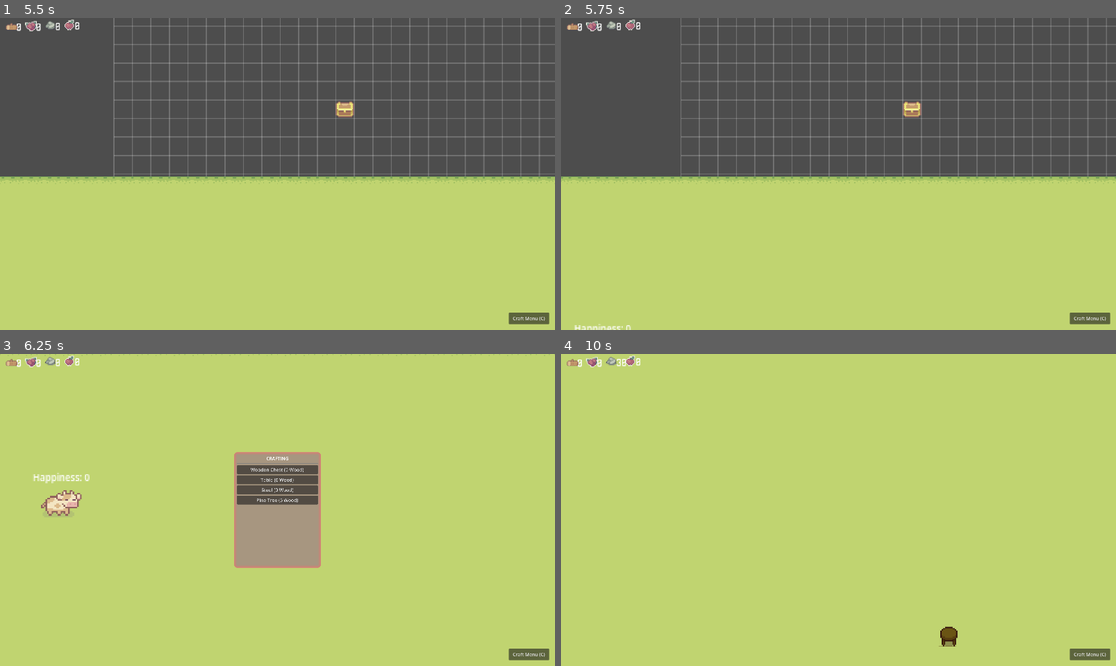
Above: before the commit, frames 1-4 (two rows, left to right).
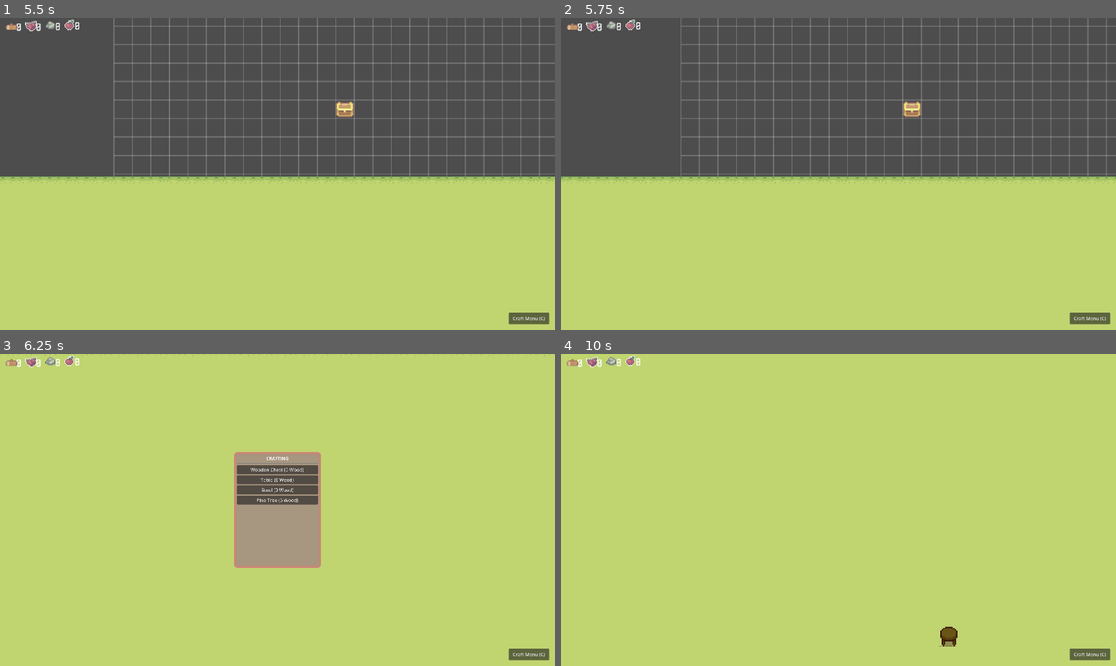
Above: after the commit, the same moments.

Repository: Cibelette/idydlle-New
Game: Godot game, scene res://Scenes/game.tscn
The game is run twice, just before and just after one commit, with the same random seed, the same clock (stepped at 60 frames per second) and the same inputs.
Inputs (mouse positions are in pixels of both pictures, inside the frame that each line leads up to):
- Up to frame 1 (5.5 s): tap Enter at 0.5 s; move the mouse to (399, 158) at 0.52 s; hold D (move_right) 0.53-1.25 s; hold C (toggle_crafting) 0.53-1.25 s; click (399, 158) at 0.67 s; drag from (166, 189) to (249, 236) at 1.27 s; click "Wooden Chest (0 Wood)" at 2 s; move the mouse to (333, 105) at 2.77 s; hold D (move_right) 2.78-3.5 s; tap Mouse wheel down (zoom_out) at 2.85 s; click (333, 105) at 2.92 s; drag from (249, 236) to (111, 127) at 3.52 s; move the mouse to (444, 220) at 4.27 s; hold A (move_left) 4.28-5 s; tap Mouse wheel up (zoom_in) at 4.35 s; click (444, 220) at 4.42 s; drag from (111, 127) to (194, 96) at 5.02 s
- Up to frame 2 (5.75 s): no input
- Up to frame 3 (6.25 s): move the mouse to (305, 510) at 5.77 s; hold S (move_down) from 5.78 s (still down); hold C (toggle_crafting) from 5.78 s (still down); click (305, 510) at 5.92 s
- Up to frame 4 (10 s): release S (move_down) at 6.5 s; release C (toggle_crafting) at 6.5 s; drag from (755, 432) to (727, 525) at 6.52 s; click "Table (0 Wood)" at 7.25 s; click "Craft Menu (C)" at 8 s; click "Stool (0 Wood)" at 8.75 s; tap Space at 9.5 s; move the mouse to (960, 494) at 9.52 s; hold W (move_up) from 9.53 s (still down); tap Mouse wheel down (zoom_out) at 9.6 s; click (960, 494) at 9.67 s

Frame 1 is identical in both runs. In frame 2, 0.1% of the frame differs, in the area x 2-13%, y 97-100%; in frame 3, 0.5%, in the area x 6-17%, y 38-52%; in frame 4, less than 0.1%.

Commit message:
added timer and production amount to furnituresdata

Diff:
--- a/Ressources/Furnitures/tree.tres
+++ b/Ressources/Furnitures/tree.tres
@@ -11,4 +11,7 @@
 "Wood": 5
 }
 scene = ExtResource("2_scene")
+resource_type = "Wood"
+produce_amount = 1
+produce_time = 15.0
 metadata/_custom_type_script = "uid://bkuhhp5f81uqc"
--- a/Scenes/game.tscn
+++ b/Scenes/game.tscn
@@ -3,7 +3,6 @@
 [ext_resource type="Texture2D" uid="uid://df4rpok0h54iw" path="res://Assets/Tilesets/Grass.png" id="1_ebmjs"]
 [ext_resource type="Script" uid="uid://cp4movt136ywo" path="res://Scripts/Game.gd" id="1_game_script"]
 [ext_resource type="PackedScene" uid="uid://b5y1p60sjngof" path="res://Scenes/rts_camera.tscn" id="2_qxrlw"]
-[ext_resource type="PackedScene" uid="uid://cy7uuawj3uw2f" path="res://Scenes/cow.tscn" id="6_1l0tm"]
 [ext_resource type="PackedScene" uid="uid://pwqshwpwjb57" path="res://Scenes/resource_counter.tscn" id="6_i6g32"]
 [ext_resource type="PackedScene" uid="uid://cbnpygl4mn6ku" path="res://Scenes/CraftingMenu.tscn" id="7_craft_menu"]
 
@@ -150,6 +149,3 @@
 offset_right = 281.0
 offset_bottom = 64.0
 resource_type = "Fruit"
-
-[node name="CharacterBody2D" parent="." unique_id=77996297 instance=ExtResource("6_1l0tm")]
-position = Vector2(144, 168)
--- a/Scripts/Furniture.gd
+++ b/Scripts/Furniture.gd
@@ -40,3 +40,19 @@
 	var obstacle = get_node_or_null("NavigationObstacle2D")
 	if obstacle:
 		obstacle.avoidance_enabled = true
+
+	# Start production if configured
+	if furniture_data and furniture_data.produce_time > 0:
+		start_production()
+
+func start_production():
+	var timer = Timer.new()
+	timer.name = "ProductionTimer"
+	add_child(timer)
+	timer.wait_time = furniture_data.produce_time
+	timer.timeout.connect(_on_production_timeout)
+	timer.start()
+
+func _on_production_timeout():
+	if furniture_data:
+		ResourcesManager.add_resource(furniture_data.resource_type, furniture_data.produce_amount)
--- a/Scripts/FurnitureData.gd
+++ b/Scripts/FurnitureData.gd
@@ -7,3 +7,8 @@
 @export var costs: Dictionary = {"Wood": 10}
 @export var scene: PackedScene
 @export var icon: Texture2D
+
+@export_group("Production")
+@export var resource_type: String = "" # e.g. "Wood"
+@export var produce_amount: int = 0
+@export var produce_time: float = 0.0 # 0 means no production
